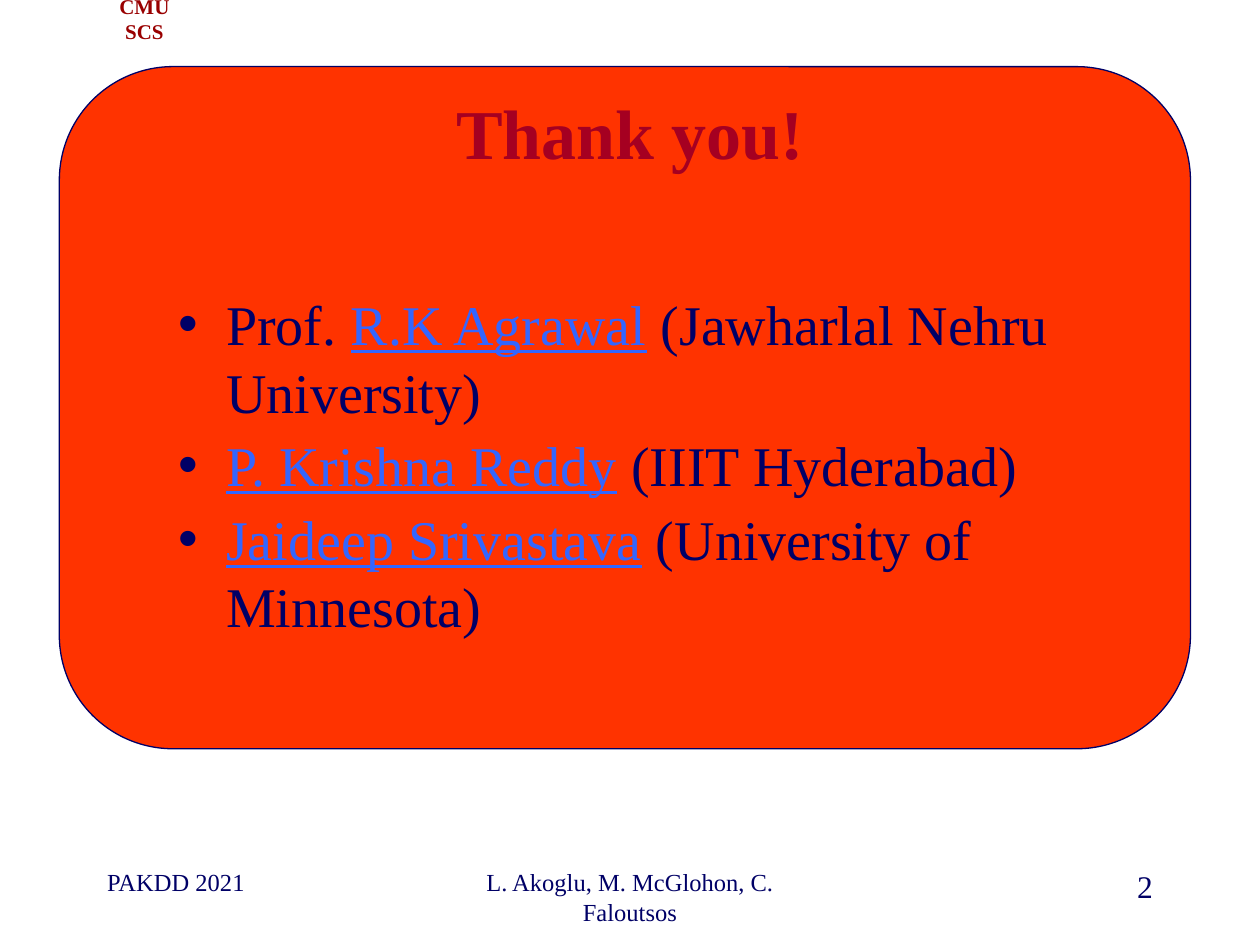
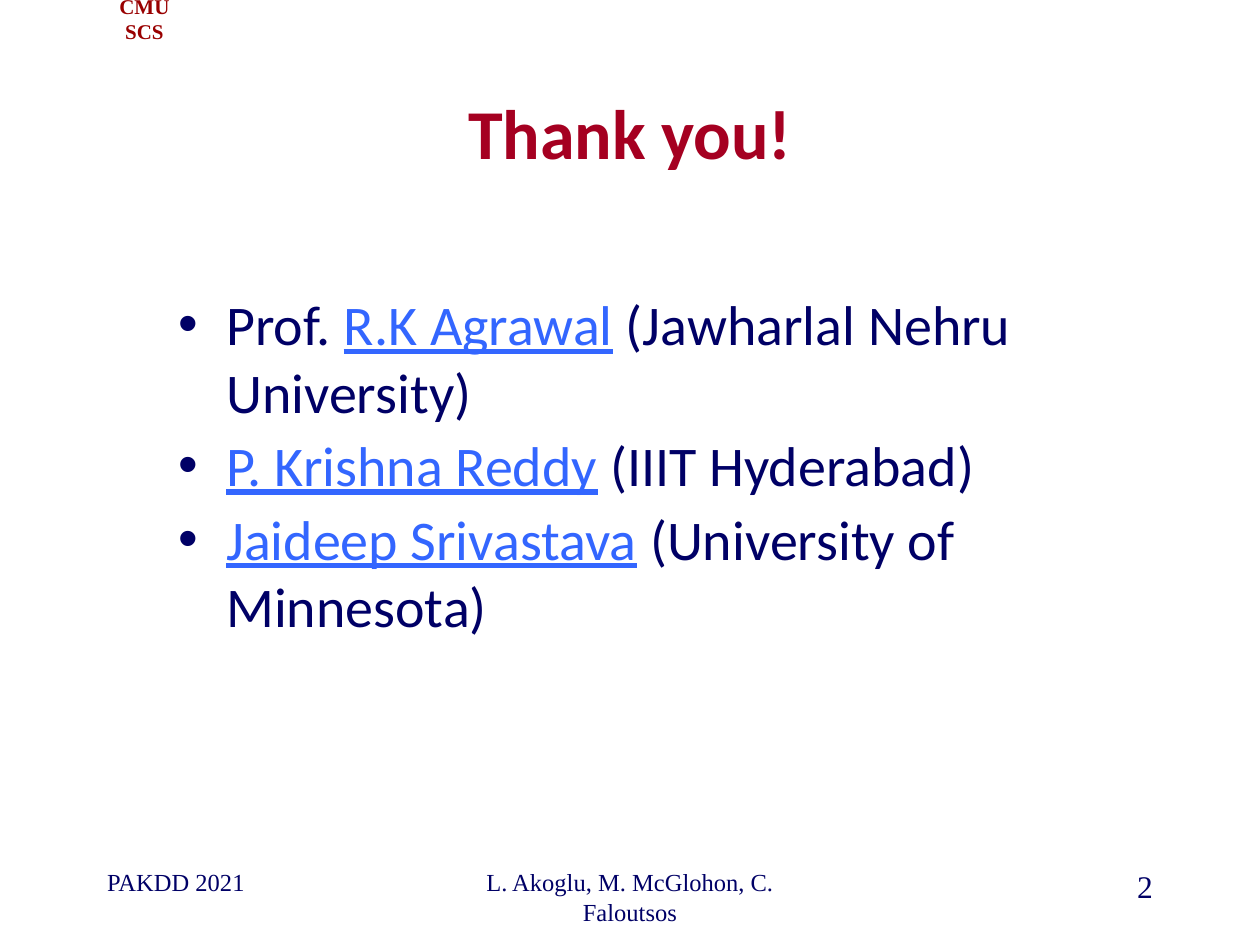
Before and after one commit to cfaloutsos/2021-pakdd-ToT, a slide deck: slide 2 of P1_past_OddBall_ToT.pptx. Drawn at 1260x945 pixels with LibreOffice and Linux fonts; fonts in the diff are those of the drawing; background and template pictures are left out. Boxes give left, top, right and bottom in pixels: in the first picture for what was removed or moved away, otherwise in the second. Text is boxed around its words. In the diff, an @@ line names an element or a change of style, - is before the commit and + after.

```diff
--- a/P1_past_OddBall_ToT.pptx
+++ b/P1_past_OddBall_ToT.pptx
@@ rounded rectangle removed at bbox=[59, 67, 1191, 748] @@
@@ title "Thank you!" at bbox=[468, 110, 792, 170]: font Times New Roman to Calibri @@
@@ text "Prof. R.K Agrawal (Jawharlal Nehru ..." at bbox=[226, 304, 1010, 635]: font Times New Roman to Calibri @@
```
Also in this commit, not shown: 11 other slides changed, 1 slide removed.
